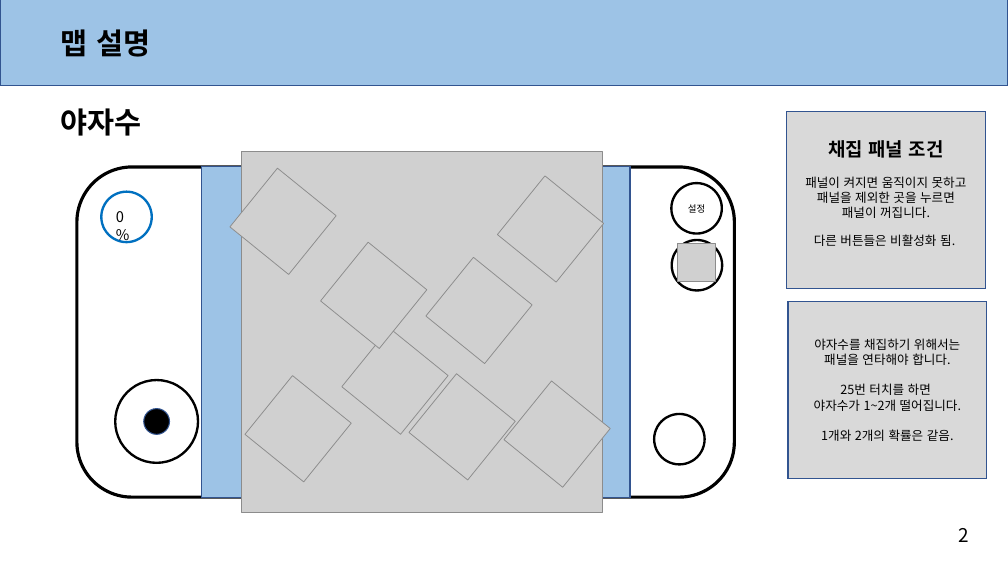
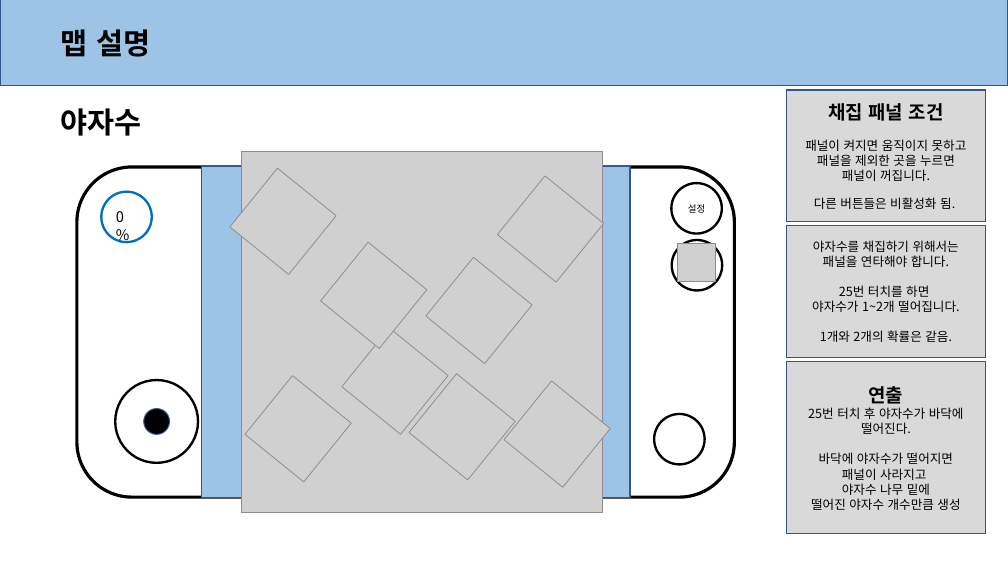
Before and after one commit to anglik0370/EscapeIsland, a slide deck: slide 3 of Document/시스템/채집 시스템.pptx. Drawn at 1008x567 pixels with LibreOffice and Linux fonts; fonts in the diff are those of the drawing; grey boxes stand for pictures. Boxes give left, top, right and bottom in pixels: in the first picture for what was removed or moved away, otherwise in the second. Text is boxed around its words. In the diff, an @@ line names an element or a change of style, - is before the commit and + after.

```diff
--- a/Document/시스템/채집 시스템.pptx
+++ b/Document/시스템/채집 시스템.pptx
@@ rectangle "채집 패널 조건": place and size @@
-rectangle "채집 패널 조건" at [786, 112, 985, 289]
+rectangle "채집 패널 조건" at [786, 90, 985, 222]
@@ rectangle "야자수를 채집하기 위해서는": place and size @@
-rectangle "야자수를 채집하기 위해서는" at [788, 302, 987, 479]
+rectangle "야자수를 채집하기 위해서는" at [786, 226, 985, 358]
@@ rectangle added at [786, 361, 985, 534], fill #D9D9D9, outline #325491 1 pt, 12 pt, text #000000 @@
+연출
+25번 터치 후 야자수가 바닥에 떨어진다.
+바닥에 야자수가 떨어지면
+패널이 사라지고
+야자수 나무 밑에
+떨어진 야자수 개수만큼 생성
@@ text removed at [959, 528, 969, 542] @@
-2
```
Also in this commit, not shown: 6 other slides changed, 2 other files.
